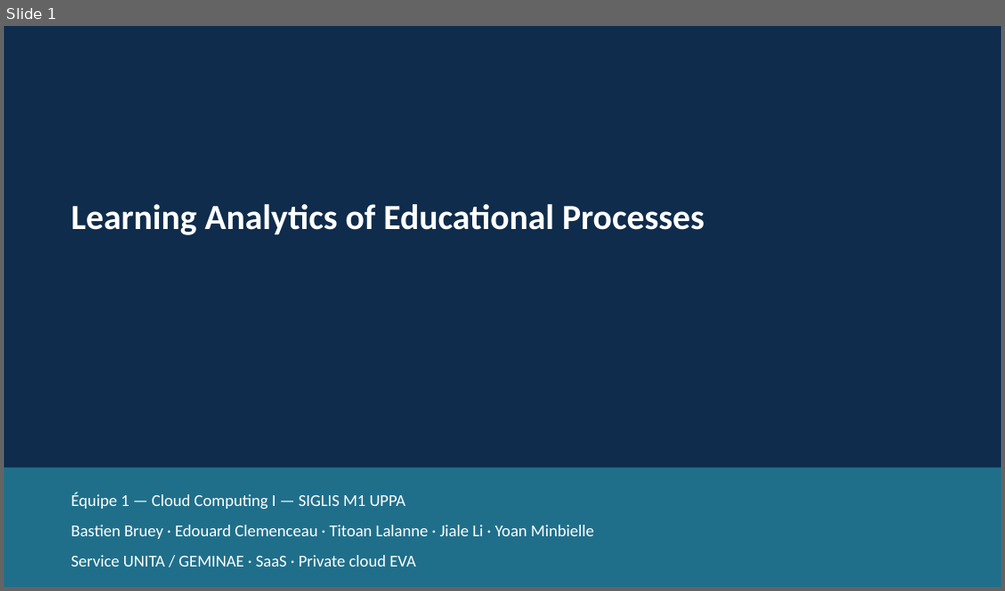
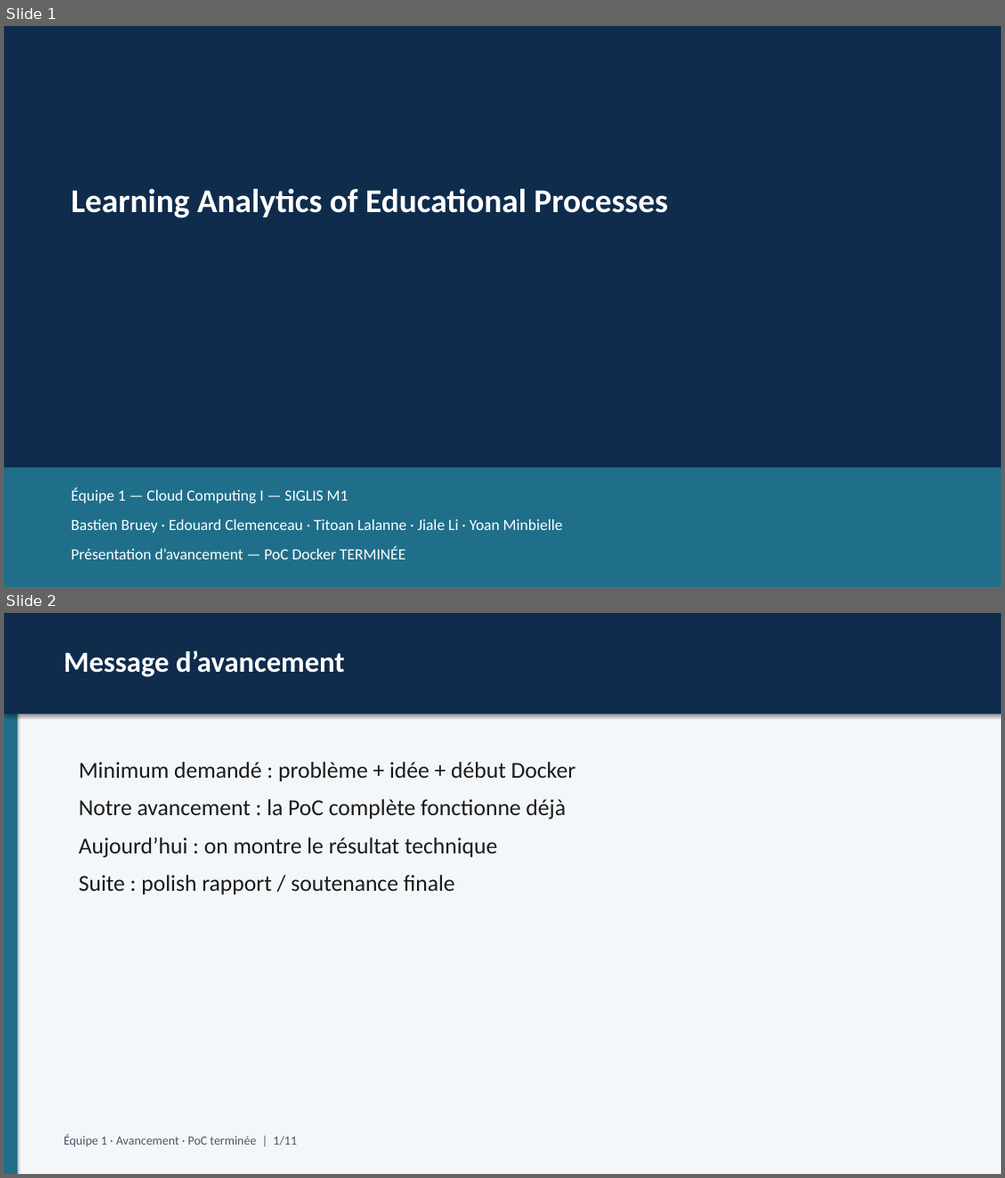
Before and after one commit to galaxie44/learning-analytics-educational-processes, a slide deck: docs/livrables/Presentation-Learning-Analytics.pptx. Shown one above the other, each under a label of ours: slide 1 before the commit, slides 1 and 2 after it. The pictures are 1005x591 and 1005x1178 pixels, drawn with LibreOffice and Linux fonts; fonts in the diff are those of the drawing. Boxes give left, top, right and bottom in pixels: in the first picture for what was removed or moved away, otherwise in the second. Text is boxed around its words. In the diff, an @@ line names an element or a change of style, - is before the commit and + after.

Commit message:
Add complete avancement presentation (PoC finished narrative).

```diff
--- a/docs/livrables/Presentation-Learning-Analytics.pptx
+++ b/docs/livrables/Presentation-Learning-Analytics.pptx
@@ slide 2 added at [4, 613, 1001, 1174], background #FFFFFF @@
@@ rectangle added at [4, 613, 1001, 1174], fill #F4F7FA @@
@@ rectangle added at [4, 613, 17, 1174], fill #1F6F8B @@
@@ rectangle added at [4, 613, 1001, 714], fill #0F2C4C @@
@@ text added at [64, 650, 345, 677], 28 pt, text #FFFFFF, bold @@
+Message d’avancement
@@ text added at [79, 762, 576, 894], 22 pt, text #1A1A1A @@
+Minimum demandé : problème + idée + début Docker
+Notre avancement : la PoC complète fonctionne déjà
+Aujourd’hui : on montre le résultat technique
+Suite : polish rapport / soutenance finale
@@ text added at [64, 1134, 297, 1146], 12 pt, text #4A5568 @@
+Équipe 1 · Avancement · PoC terminée | 1/11
@@ slide 1 changed as well @@
@@ text "Learning Analytics of Educational Processes": place and size @@
-text "Learning Analytics of Educational Processes" at [71, 204, 704, 235]
+text "Learning Analytics of Educational Processes" at [71, 188, 668, 218]
@@ text "Learning Analytics of Educational Processes" at [71, 188, 668, 218]: size 34 to 32 pt @@
@@ text at [71, 488, 348, 503]: text changed; size 16 to 15 pt @@
-Équipe 1 — Cloud Computing I — SIGLIS M1 UPPA
+Équipe 1 — Cloud Computing I — SIGLIS M1
@@ text at [71, 519, 563, 532]: size 16 to 15 pt in "Bastien Bruey · Edouard Clemenceau · Titoan ..." @@
@@ text at [71, 547, 405, 559]: text changed; size 16 to 15 pt @@
-Service UNITA / GEMINAE · SaaS · Private cloud EVA
+Présentation d’avancement — PoC Docker TERMINÉE
```
Also in this commit, not shown: 5 other slides changed, 5 other slides added, 9 slides removed, 3 other files.
